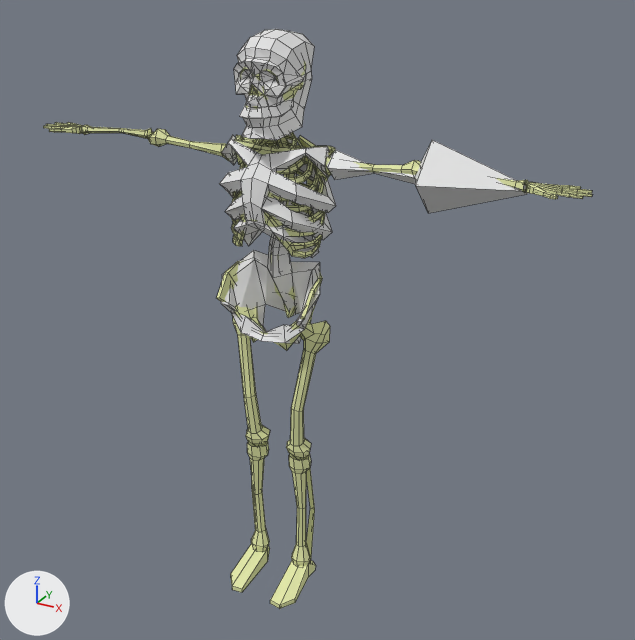
Before and after pictures for a commit that changed the Blender file Graphics/Graphics/Units/Soldier.blend.
The view is the same before and after, from a 50 mm camera at (4.74, -7.71, 7.4) aimed at (0.4, 0.17, 3.46). Arrows for +X, +Y and +Z are at lower left; the lights stay in place. Mesh edges are drawn as thin lines.
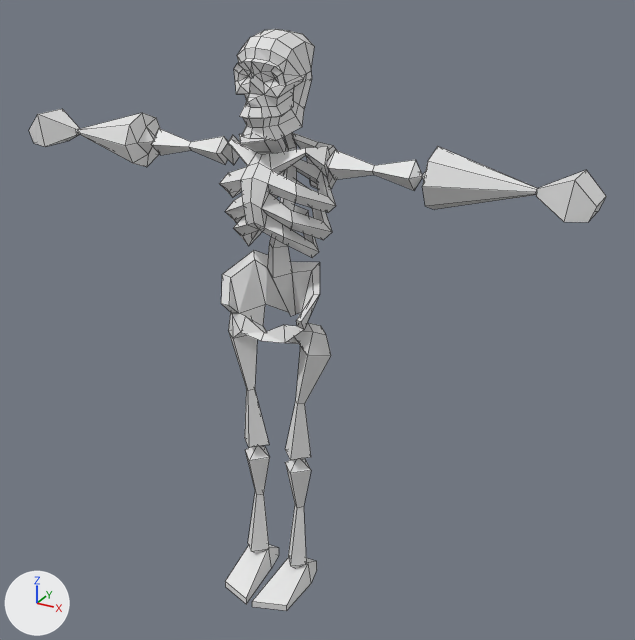
Commit message: soldier - model finished

What the commit changed:
me_sphere_001 is used by ob_sphere; location (0.0, 0.0, 0.0).
me_sphere_001 had 362 vertices, 395 faces and spanned x -0.68..2.64, y -0.5..0.49, z 3.21..6.54.
me_sphere_001 now has 561 vertices, 598 faces and spans x -3.31..3.31, y -0.8..0.5, z 0.0..6.54.
Part 1, on me_sphere_001:
8 vertices are removed from x 1.7..2.64, y -0.31..0.41, z 4.91..5.63.
9 faces are deleted.
8 vertices move from x 1.11..1.58, y -0.04..0.14, z 5.18..5.36 to x 1.11..1.54, y -0.1..0.2, z 5.12..5.42.
119 vertices are added at x -3.31..3.31, y -0.28..0.5, z 4.86..5.58.
120 new faces join them.
Part 2, on me_sphere_001:
88 vertices are added at x -0.68..0.68, y -0.8..0.19, z 0.0..3.49.
92 new faces join them.
Object 'Mesh' (ob_mesh) is now hidden.

Pixel boxes [x1, y1, x2, y2] of what changed, in the pictures (635 x 640 px):
'Sphere', reshaped (87% wider, 84% taller): before [219, 29, 527, 344]; after [29, 29, 606, 611]
'Mesh', hidden: before [43, 61, 592, 609]
part 1 of me_sphere_001, built on: before [328, 140, 527, 213]; after [29, 109, 606, 222]
part 2 of me_sphere_001, added: after [225, 313, 331, 611]
